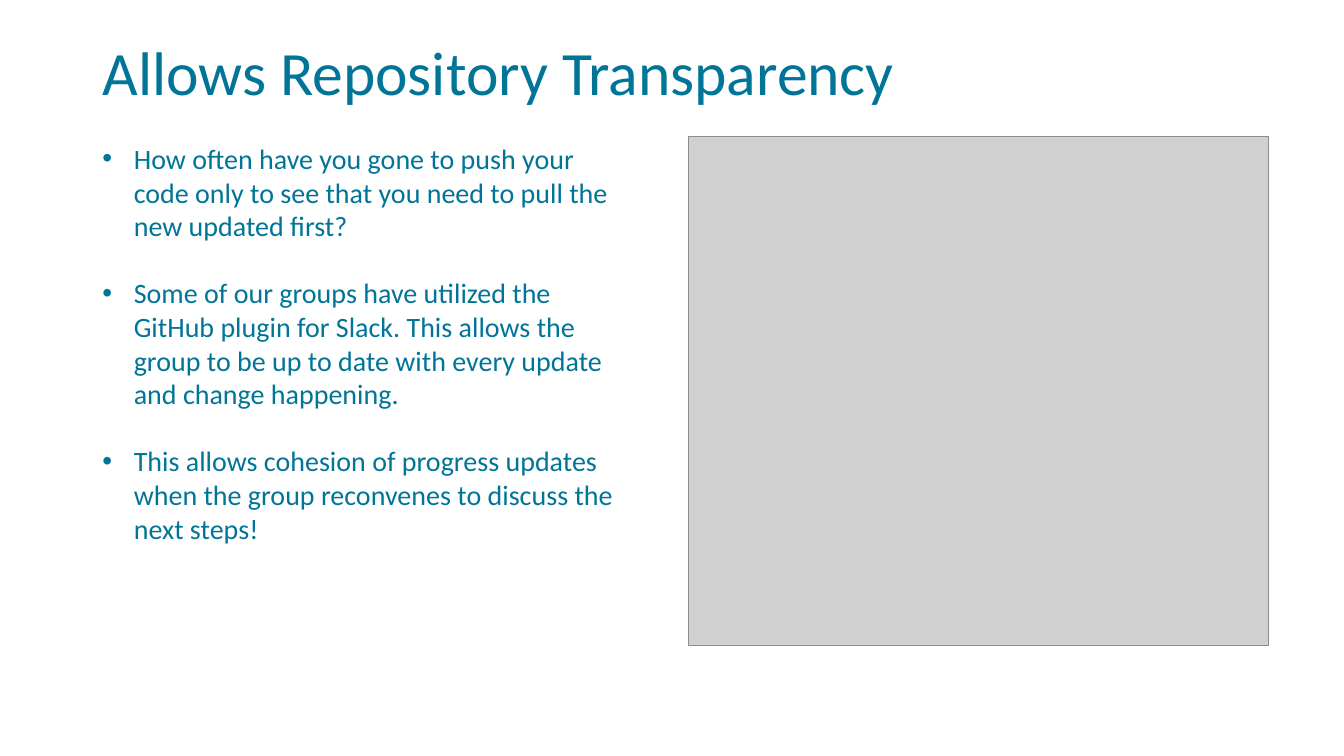
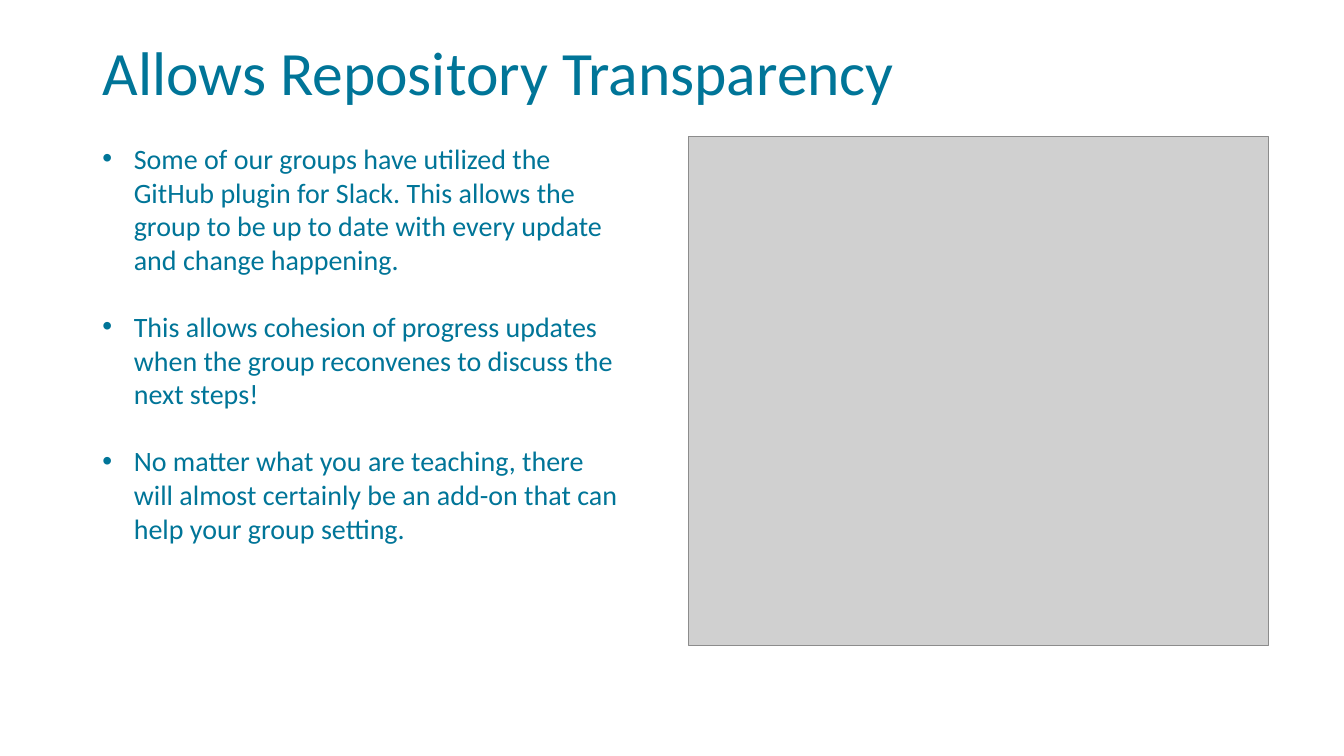
Before and after one commit to FSCJ-FacultyDev/HITEC2024, a slide deck: slide 18 of LeveragingSlackForStudentCollaboration.pptx. Drawn at 1344x756 pixels with LibreOffice and Linux fonts; fonts in the diff are those of the drawing; grey boxes stand for pictures; background and template pictures are left out. Boxes give left, top, right and bottom in pixels: in the first picture for what was removed or moved away, otherwise in the second. Text is boxed around its words. In the diff, an @@ line names an element or a change of style, - is before the commit and + after.

```diff
--- a/LeveragingSlackForStudentCollaboration.pptx
+++ b/LeveragingSlackForStudentCollaboration.pptx
@@ text at (x1=134, y1=149, x2=607, y2=241): paragraph removed @@
-• How often have you gone to push your code only to see that you need to pull the new updated first?
@@ text at (x1=134, y1=451, x2=617, y2=544): paragraph added @@
+• No matter what you are teaching, there will almost certainly be an add-on that can help your group setting.
```
Also in this commit, not shown: 2 other slides changed.
